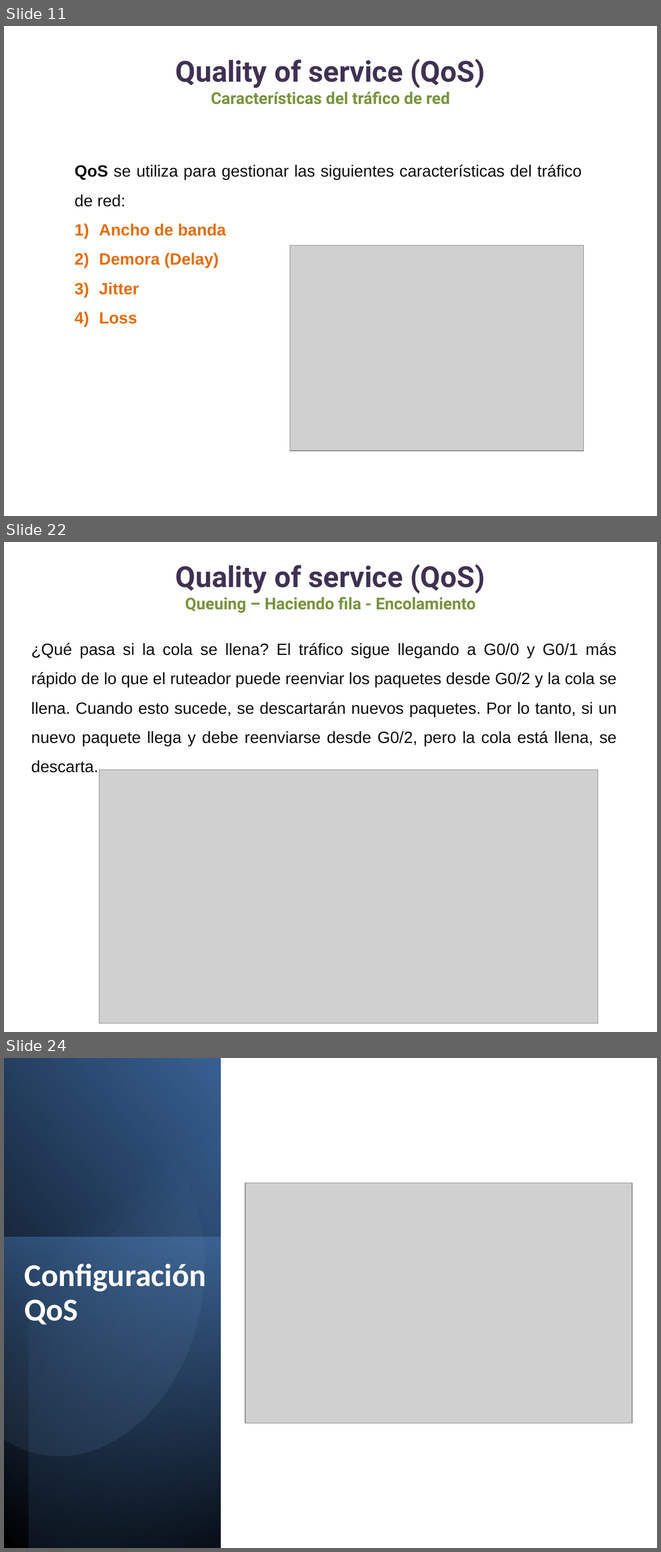
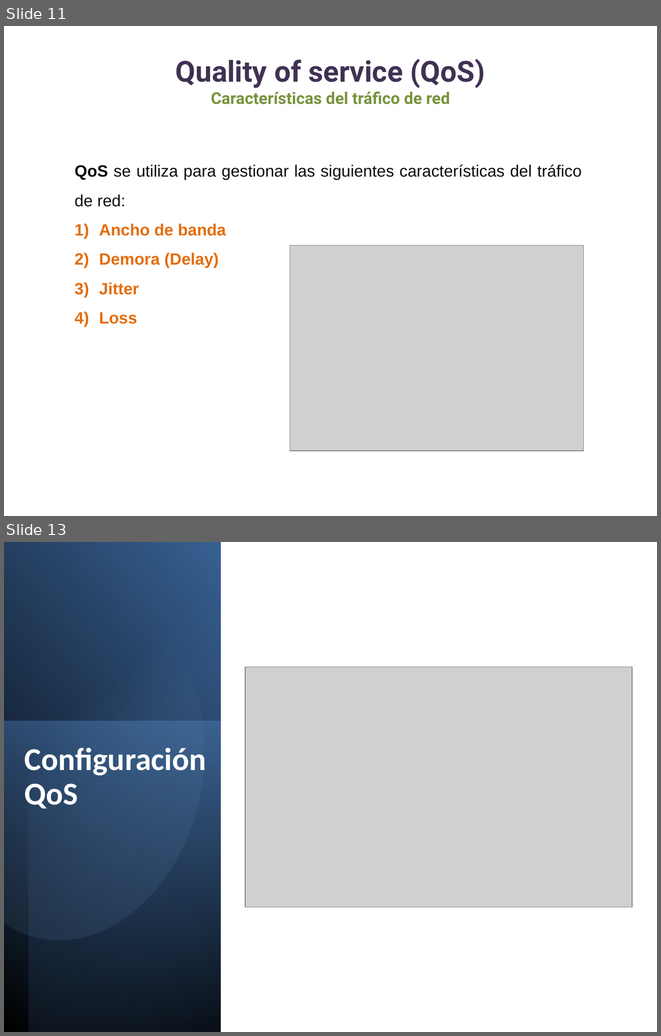
Before and after one commit to lizetheP/WAN, a slide deck: Calendario2025/Presentaciones/13_QoS.pptx. Shown one above the other, each under a label of ours: slides 11, 22 and 24 before the commit, slides 11 and 13 after it; the slides between them are not shown. The pictures are 661x1552 and 661x1036 pixels, drawn with LibreOffice and Linux fonts; fonts in the diff are those of the drawing; grey boxes stand for pictures. Boxes give left, top, right and bottom in pixels: in the first picture for what was removed or moved away, otherwise in the second. Text is boxed around its words. In the diff, an @@ line names an element or a change of style, - is before the commit and + after.

```diff
--- a/Calendario2025/Presentaciones/13_QoS.pptx
+++ b/Calendario2025/Presentaciones/13_QoS.pptx
@@ slide 22 removed at (4, 542, 657, 1032), background #FFFFFF @@
@@ text removed at (176, 564, 485, 613) @@
-Quality of service (QoS)
-Queuing – Haciendo fila - Encolamiento
@@ text removed at (31, 643, 617, 773) @@
-¿Qué pasa si la cola se llena? El tráfico sigue llegando a G0/0 y G0/1 más rápido de lo que el ruteador puede reenviar los paquetes desde G0/2 y la cola se llena. Cuando esto sucede, se descartarán nuevos paquetes. Por lo tanto, si un nuevo paquete llega y debe reenviarse desde G0/2, pero la cola está llena, se descarta.
@@ picture removed at (99, 770, 598, 1023) @@
@@ what was slide 24 is now slide 13 @@
```
Also in this commit, not shown: 8 slides changed, 10 other slides removed, 29 other files.
